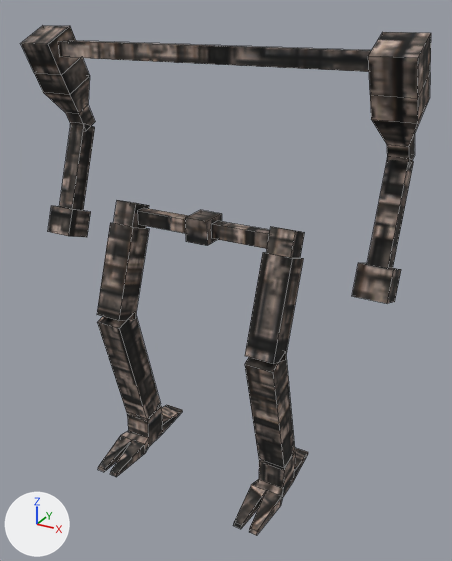
Renders of the Blender file resources/mech_frame.blend from each side of a commit.
Camera for both pictures: a 50 mm camera at (1.202, -2.005, 1.932) aimed at (0.086, 0.025, 0.917). Every picture has the same lights, and +X, +Y and +Z are marked at lower left. Mesh edges are drawn as thin lines.

The first picture shows 'Frame'.
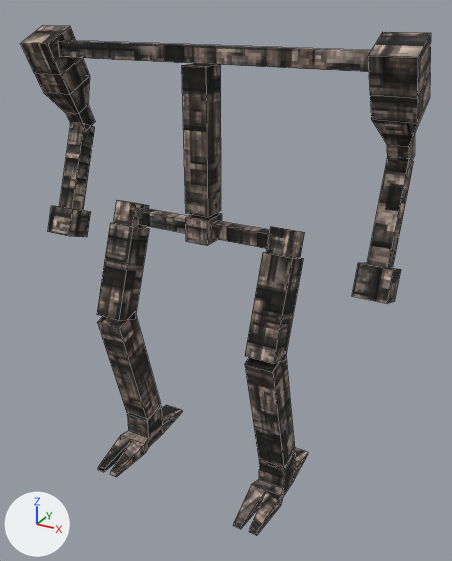
Patch to the scene script:
```diff
--- a/resources/mech_frame.blend.py
+++ b/resources/mech_frame.blend.py
@@ me_frame @@
 # used by ob_frame; location = (0.0, 0.0, 0.0)
-me_frame.from_pydata(...)  # 212 vertices, 162 faces; spans x -0.77..0.77, y -0.3..0.26, z 0.0..1.86
+me_frame.from_pydata(...)  # 220 vertices, 168 faces; spans x -0.77..0.77, y -0.3..0.26, z 0.0..1.86
+# me_frame part 1: a new loose piece, a box spanning x -0.05..0.05, y -0.05..0.05, z 1.2..1.74, in mat_mech_frame (picture img_robotic_jpg)
+# me_frame part 2: 161 kept faces spanning x -0.77..0.77, y -0.3..0.26, z 0.0..1.86 get new texture (UV) coordinates
 me_frame.materials.append(mat_mech_frame)
```

What differs and where, as boxes (x1, y1, x2, y2) in the pictures (452 x 561 px):
part 1 of me_frame, added
    after: (182, 64, 221, 217)
part 2 of me_frame, surface changed
    both: (21, 26, 431, 535)
